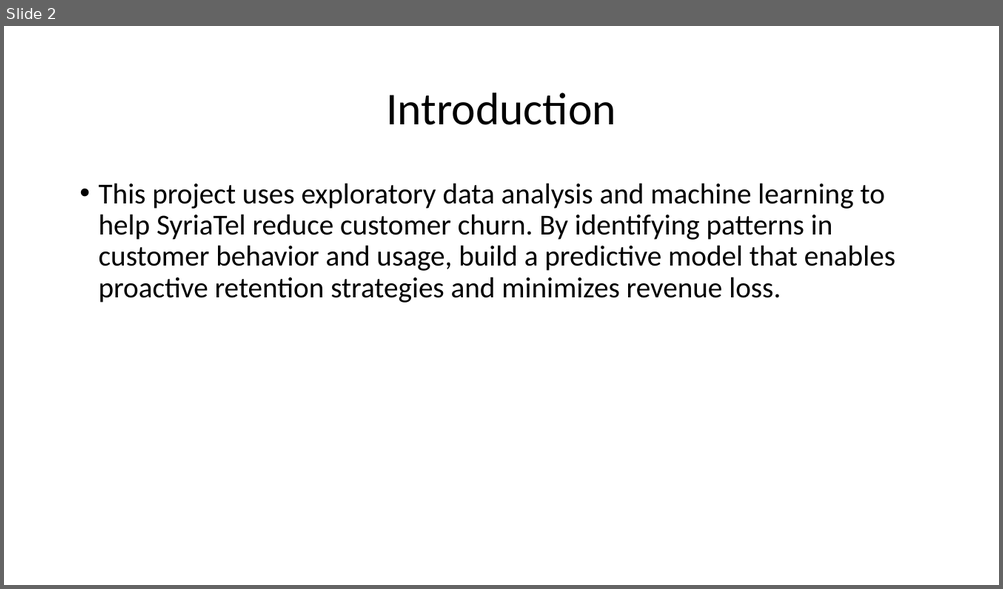
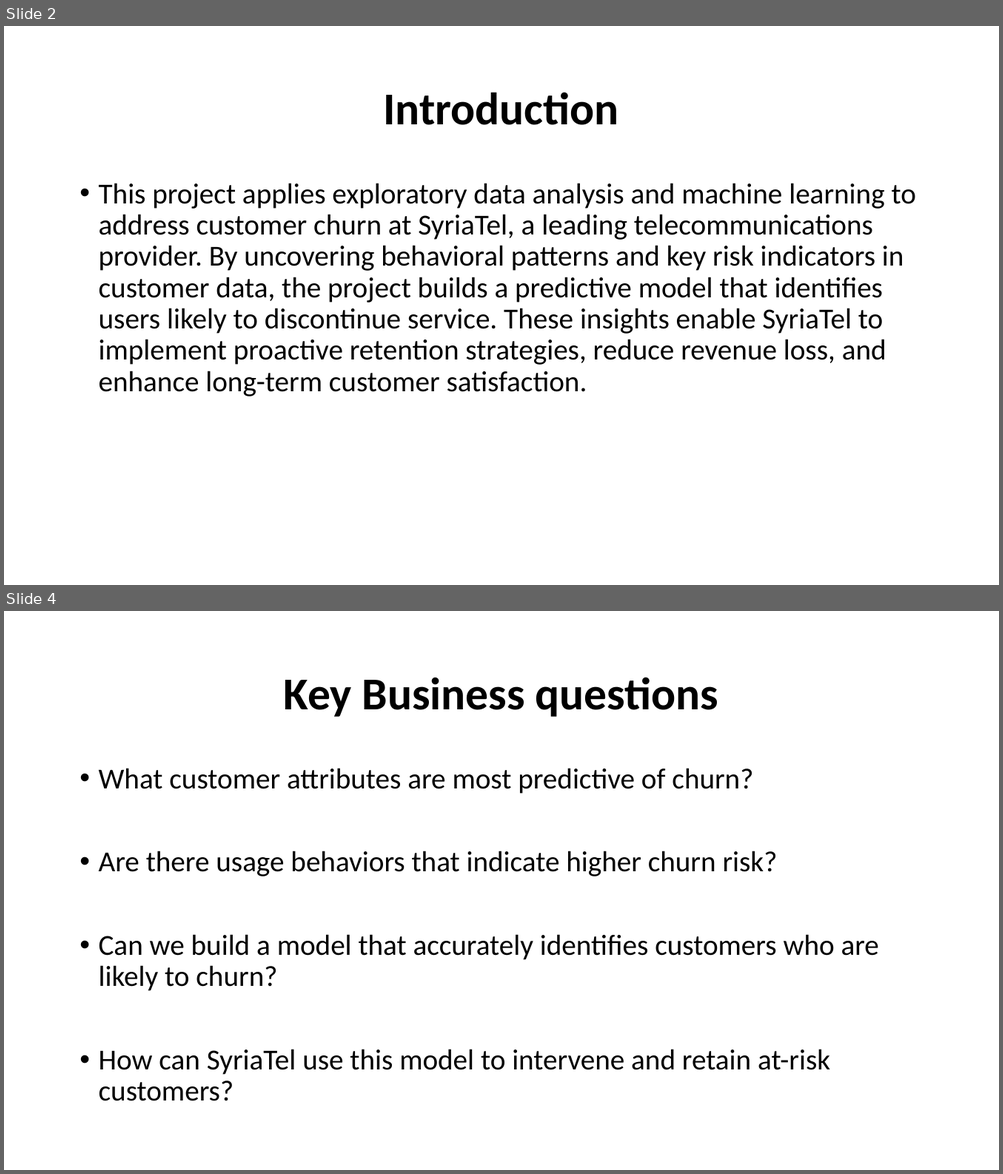
Before and after one commit to Dantonkip/Phase_3-project, a slide deck: Powepoint.pptx. Shown one above the other, each under a label of ours: slide 2 before the commit, slides 2 and 4 after it; the slides between them are not shown. The pictures are 1003x589 and 1003x1174 pixels, drawn with LibreOffice and Linux fonts; fonts in the diff are those of the drawing; background and template pictures are left out. Boxes give left, top, right and bottom in pixels: in the first picture for what was removed or moved away, otherwise in the second. Text is boxed around its words. In the diff, an @@ line names an element or a change of style, - is before the commit and + after.

```diff
--- a/Powepoint.pptx
+++ b/Powepoint.pptx
@@ slide 4 added at [4,611,999,1170], background picture (left out) @@
@@ title added at [284,677,719,717], 44 pt, text #000000, bold @@
+Key Business questions
@@ text added at [99,768,879,1102], 28 pt, text #000000 @@
+• What customer attributes are most predictive of churn?
+• Are there usage behaviors that indicate higher churn risk?
+• Can we build a model that accurately identifies customers who are likely to churn?
+• How can SyriaTel use this model to intervene and retain at-risk customers?
@@ slide 2 changed as well @@
@@ title "Introduction" at [383,92,618,125]: bold on @@
@@ text at [99,183,916,397]: text changed @@
-• This project uses exploratory data analysis and machine learning to help SyriaTel reduce customer churn. By identifying patterns in customer behavior and usage, build a predictive model that enables proactive retention strategies and minimizes revenue loss.
+• This project applies exploratory data analysis and machine learning to address customer churn at SyriaTel, a leading telecommunications provider. By uncovering behavioral patterns and key risk indicators in customer data, the project builds a predictive model that identifies users likely to discontinue service. These insights enable SyriaTel to implement proactive retention strategies, reduce revenue loss, and enhance long-term customer satisfaction.
```
Also in this commit, not shown: 1 other slide changed, 10 other slides added, 1 slide removed, 1 other file.
